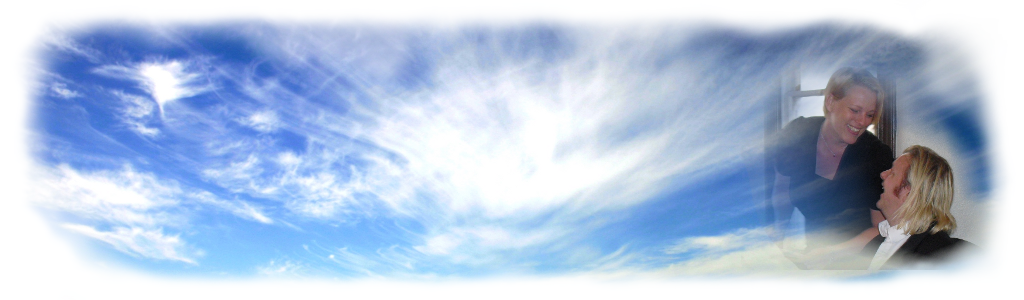
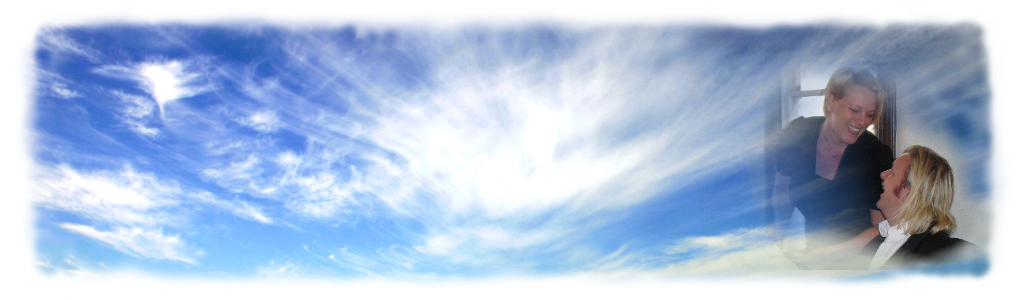
Two versions of the same layered image (1024 × 300). Layer-by-layer changes:
painted on "Bakgrunn" over [21, 13, 1010, 285]
